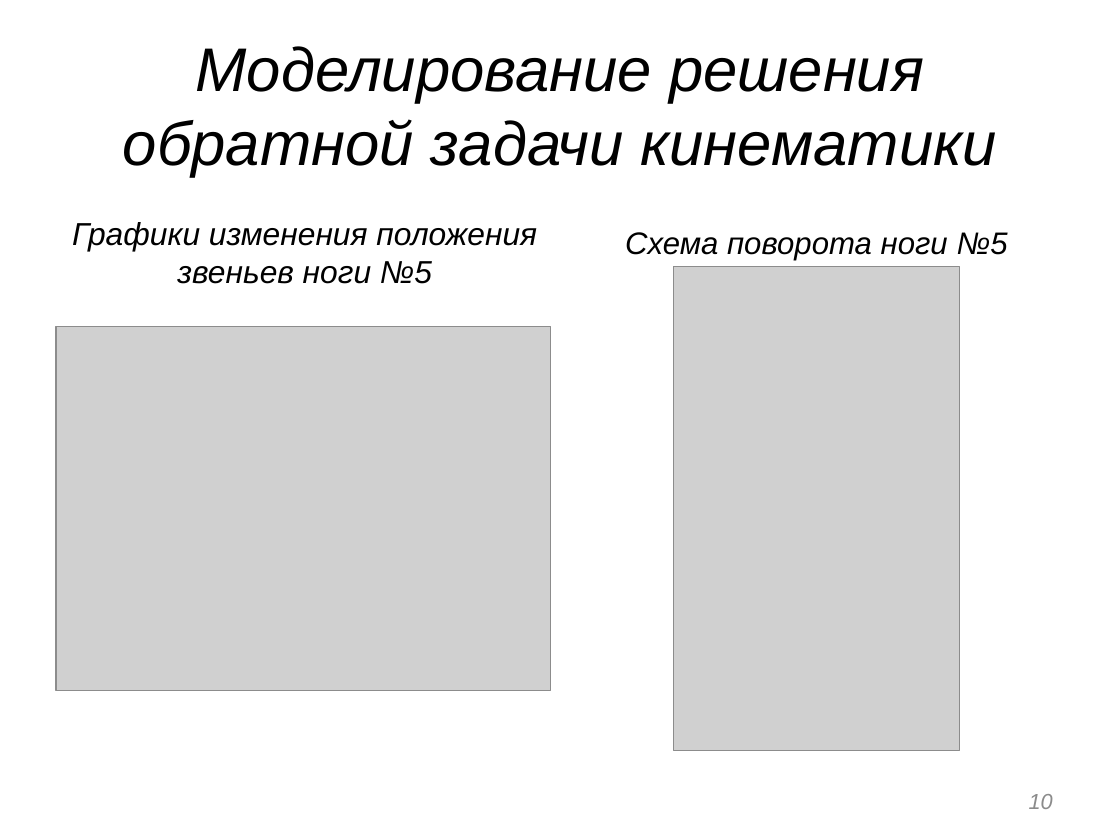
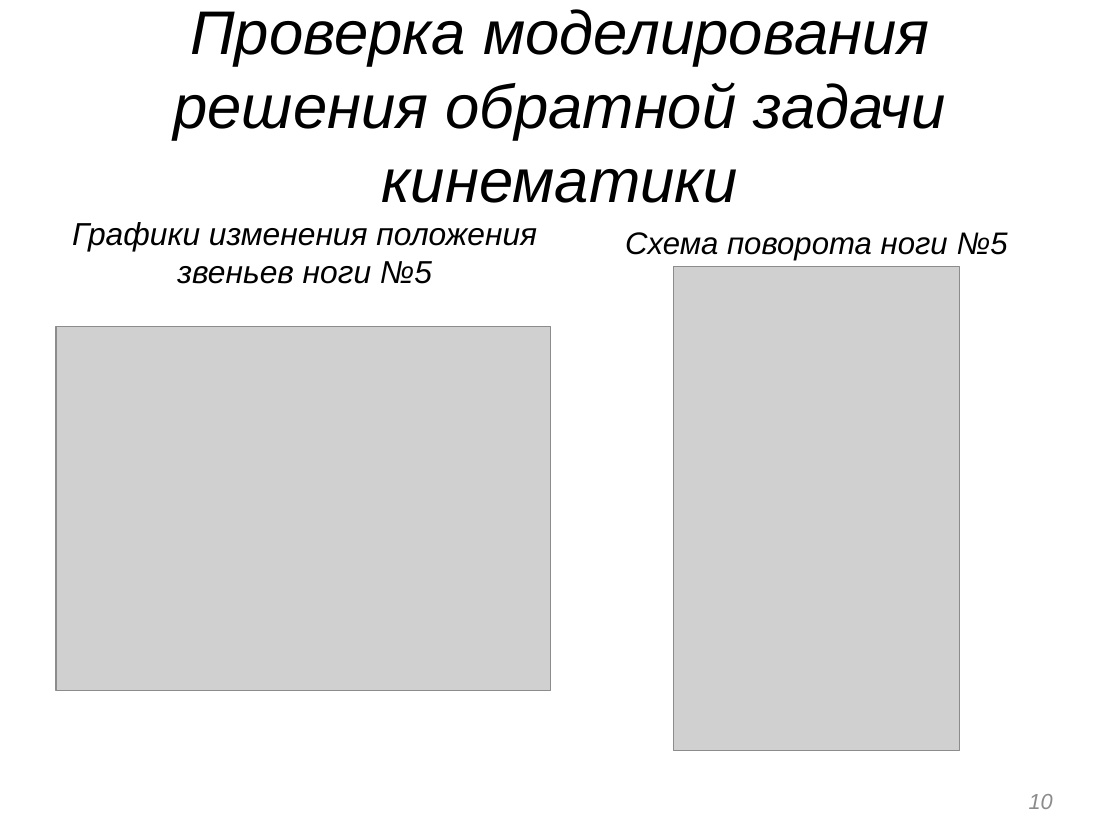
Before and after one commit to VovaRodger/Robo, a slide deck: slide 10 of Презентация.pptx. Drawn at 1120x840 pixels with LibreOffice and Linux fonts; fonts in the diff are those of the drawing; grey boxes stand for pictures. Boxes give left, top, right and bottom in pixels: in the first picture for what was removed or moved away, otherwise in the second. Text is boxed around its words. In the diff, an @@ line names an element or a change of style, - is before the commit and + after.

```diff
--- a/Презентация.pptx
+++ b/Презентация.pptx
@@ title at [174, 9, 946, 203]: text changed @@
-Моделирование решения обратной задачи кинематики
+Проверка моделирования решения обратной задачи кинематики
```
Also in this commit, not shown: 4 other slides changed, 3 slides added, 1 slide removed, 27 other files.
